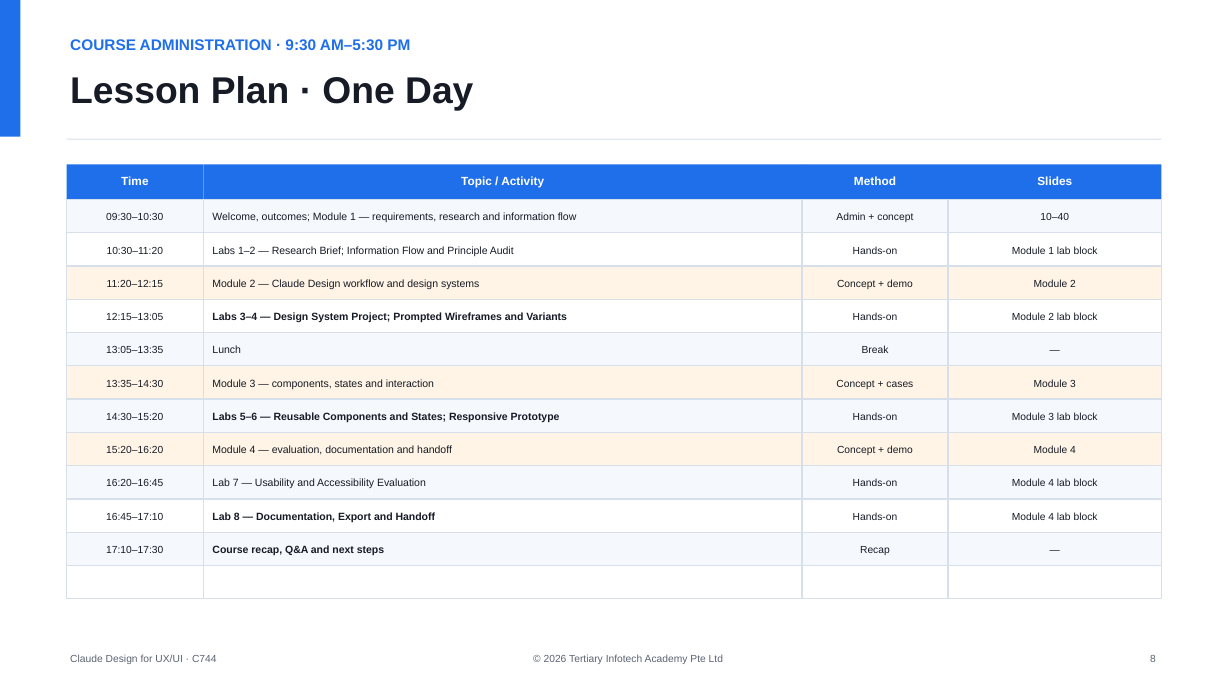
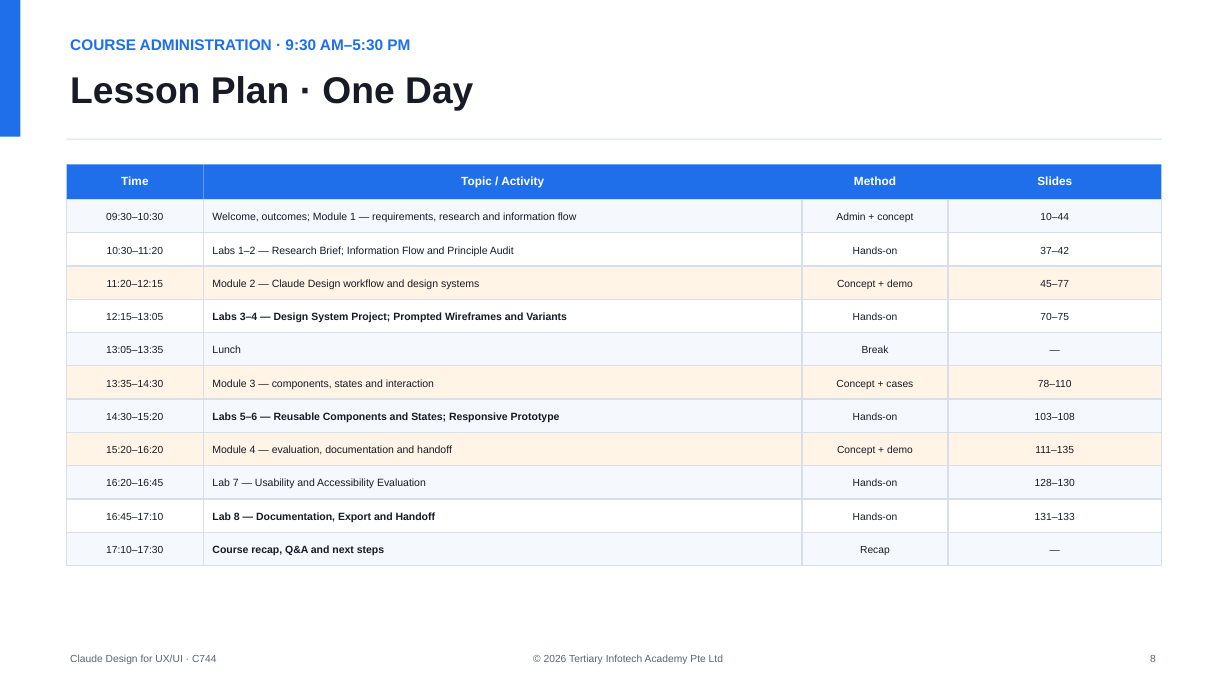
Before and after one commit to tertiarycourses/C744-Claude-Design-for-UX-UI, a slide deck: slide 8 of courseware/Claude Design for UX-UI-v2.0.pptx. Drawn at 1232x693 pixels with LibreOffice and Linux fonts; fonts in the diff are those of the drawing. Boxes give left, top, right and bottom in pixels: in the first picture for what was removed or moved away, otherwise in the second. Text is boxed around its words. In the diff, an @@ line names an element or a change of style, - is before the commit and + after.

```diff
--- a/courseware/Claude Design for UX-UI-v2.0.pptx
+++ b/courseware/Claude Design for UX-UI-v2.0.pptx
@@ text at [1040,213,1069,220]: text changed @@
-10–40
+10–44
@@ text at [1040,247,1069,254]: text changed @@
-Module 1 lab block
+37–42
@@ text at [1040,280,1069,287]: text changed @@
-Module 2
+45–77
@@ text at [1040,313,1069,320]: text changed @@
-Module 2 lab block
+70–75
@@ text at [1038,380,1072,387]: text changed @@
-Module 3
+78–110
@@ text at [1035,413,1075,420]: text changed @@
-Module 3 lab block
+103–108
@@ text at [1035,446,1074,453]: text changed @@
-Module 4
+111–135
@@ text at [1035,479,1075,486]: text changed @@
-Module 4 lab block
+128–130
@@ text at [1035,513,1075,520]: text changed @@
-Module 4 lab block
+131–133
@@ rectangle removed at [67,566,203,599] @@
@@ rectangle removed at [203,566,802,599] @@
@@ rectangle removed at [802,566,948,599] @@
@@ rectangle removed at [948,566,1162,599] @@
```
Also in this commit, not shown: 12 other slides changed, 14 other files.
